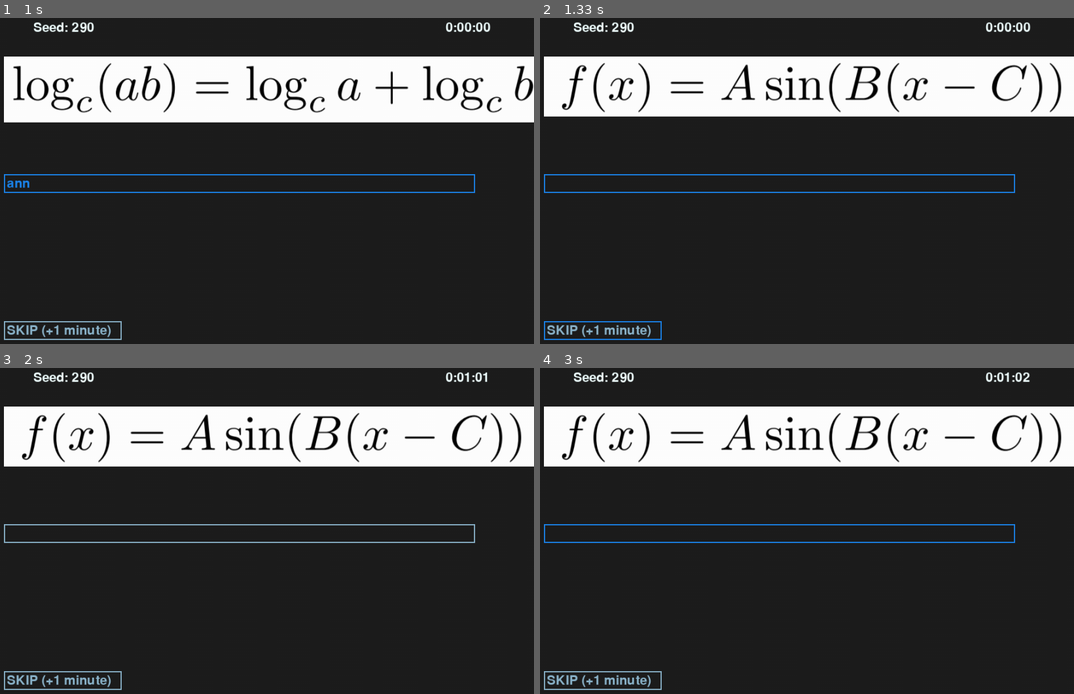
Above: before the commit, frames 1-4 (two rows, left to right).
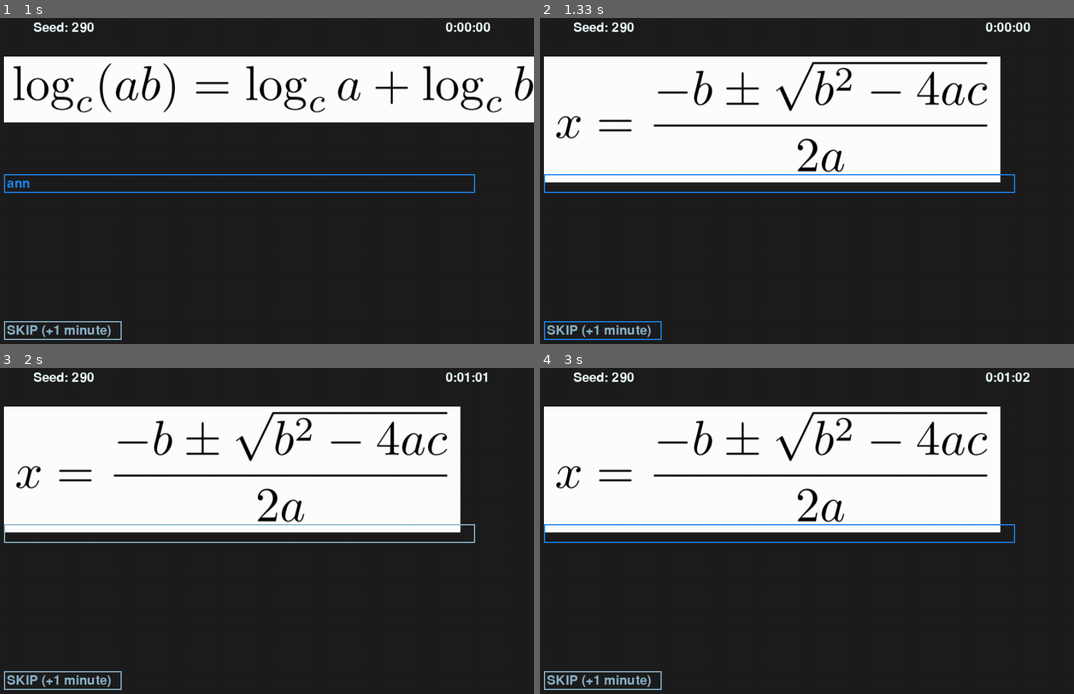
Above: after the commit, the same moments.

Repository: NiamV/OxfordHack
Game: pygame game, started from textInput.py
The game is run twice, just before and just after one commit, with the same random seed, the same clock (stepped at 60 frames per second) and the same inputs.
Inputs (mouse positions are in pixels of both pictures, inside the frame that each line leads up to):
- Up to frame 1 (1 s): click "Level 2" at 0.38 s; type "ann" at 0.67 s
- Up to frame 2 (1.33 s): tap Enter at 1 s; click (593, 321) at 1.27 s
- Up to frame 3 (2 s): click (outside the picture) at 1.6 s
- Up to frame 4 (3 s): click (780, 534) at 2.93 s

Frame 1 is identical in both runs. In frame 2, 22% of the frame differs, in the area x 0-100%, y 11-51%; in frame 3, 22%; in frame 4, 22%.

Commit message:
reset checker

Diff:
--- a/textInput.py
+++ b/textInput.py
@@ -53,8 +53,8 @@
         self.inputBox.handle_event(event)
 
     def isCorrect(self):
-        #return checker.checker(self.goal_text, self.inputBox.text)
-        return True
+        return checker.checker(self.goal_text, self.inputBox.text)
+        #return True
 
 
 class Button:
